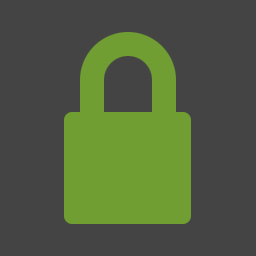
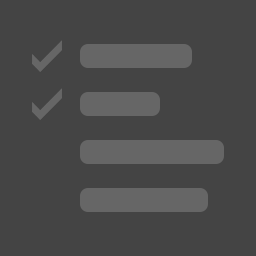
Layers edited between the first and the second 256 × 256 image:
hid group "Padlock" (7 layers) over (x1=64, y1=32, x2=224, y2=224)
added group "Production Board" with 8 layers above "Folder (browse)" over (x1=32, y1=40, x2=224, y2=212)
added layer "disabled" (14th of 15, in "Production Board") in group "Production Board" over (x1=32, y1=40, x2=224, y2=212)
